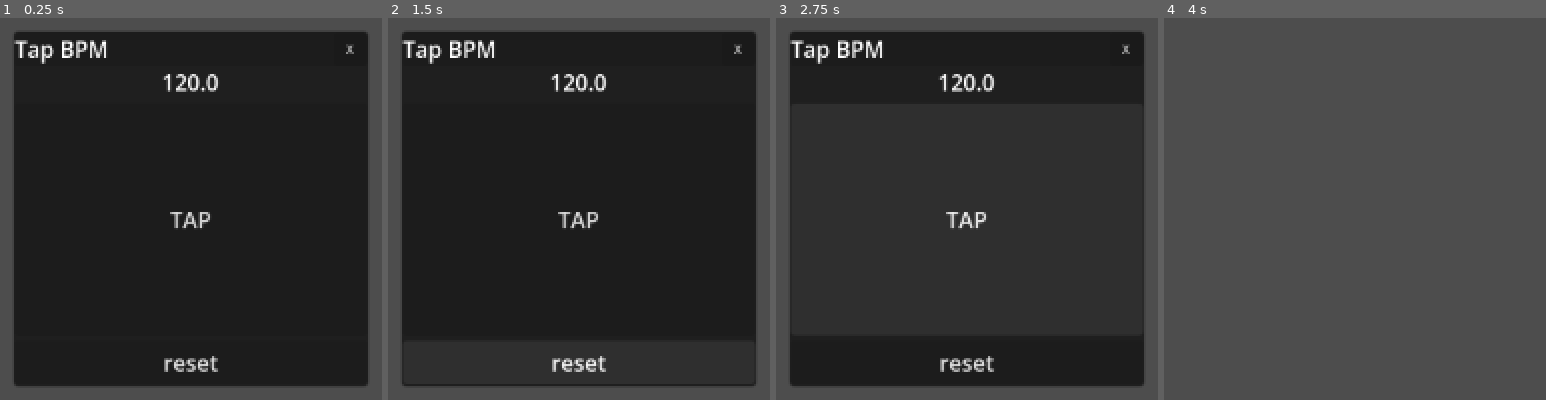
Above: before the commit, frames 1-4 (left to right).
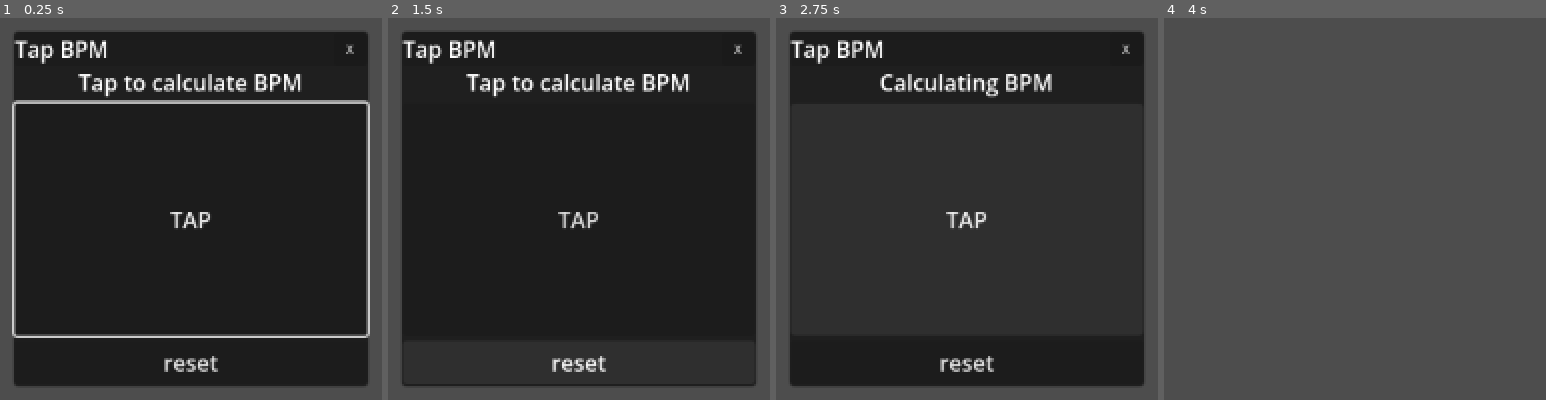
Above: after the commit, the same moments.

Repository: Linkerpink/GDaw
Game: Godot game, scene res://scenes/components/windows/tap_bpm_window.tscn
Same seed, same stepped clock (60 frames per second), same inputs: the game is played once before the commit and once after it. This scene is started directly instead of the project's main scene.
Inputs:
- Up to frame 1 (0.25 s): no input
- Up to frame 2 (1.5 s): click "TAP" at 0.5 s; click "reset" at 1.25 s
- Up to frame 3 (2.75 s): click "TAP" at 2 s
- Up to frame 4 (4 s): click "TAP" at 2.75 s; click "X" at 3.5 s

The runs differ from the first frame. In frame 1, 4.8% of the frame differs, in the area x 3-97%, y 14-84%; in frame 2, 1.6%; in frame 3, 1.4%; in frame 4, nothing differs.
Error after the commit: Cannot call method 'find_child' on a null value. (res://scripts/globals/project.gd:12)

Commit message:
bpm tapper added

Diff:
--- a/project.godot
+++ b/project.godot
@@ -44,6 +44,7 @@
 main=""
 mixer=""
 settings=""
+bpm_manager=""
 
 [input]
 
--- a/project_time_traker.json
+++ b/project_time_traker.json
@@ -1,9 +1,9 @@
 {
-  "2D": 28573.3050005435,
+  "2D": 30406.3920016288,
   "3D": 2.96399998664856,
   "Asset Store": 33.9889998435974,
   "AssetLib": 45.4779999256134,
-  "Editor": 89049.6299965381,
-  "Game": 14361.8009932041,
-  "Script": 46032.0930030347
+  "Editor": 93559.3209972381,
+  "Game": 15469.0619924068,
+  "Script": 47601.4360034467
 }
--- a/scenes/components/top_bar.tscn
+++ b/scenes/components/top_bar.tscn
@@ -69,7 +69,7 @@
 [node name="VSeparator" type="VSeparator" parent="MarginContainer/HBoxContainer" unique_id=1256680915]
 layout_mode = 2
 
-[node name="BPMManager" type="HBoxContainer" parent="MarginContainer/HBoxContainer" unique_id=1278210067]
+[node name="BPMManager" type="HBoxContainer" parent="MarginContainer/HBoxContainer" unique_id=1278210067 groups=["bpm_manager"]]
 layout_mode = 2
 size_flags_horizontal = 3
 script = ExtResource("1_tmikl")
@@ -91,6 +91,7 @@
 max_value = 9999.0
 value = 120.0
 allow_greater = true
+select_all_on_focus = true
 
 [node name="Panel" type="Panel" parent="." unique_id=1203056399]
 z_index = -9
--- a/scenes/components/windows/tap_bpm_window.tscn
+++ b/scenes/components/windows/tap_bpm_window.tscn
@@ -6,7 +6,6 @@
 [node name="TapBPMWindow" unique_id=390925715 instance=ExtResource("1_jgdu2")]
 custom_minimum_size = Vector2(256, 256)
 title = "Tap BPM"
-exclusive = true
 
 [node name="WindowContent" parent="MarginContainer/VBoxContainer" parent_id_path=PackedInt32Array(1701107619) index="1" unique_id=1096486190]
 script = ExtResource("2_tccyd")
@@ -28,4 +27,8 @@
 
 [node name="ResetButton" type="Button" parent="MarginContainer/VBoxContainer/WindowContent/VBoxContainer" index="2" unique_id=1057191168]
 layout_mode = 2
+focus_mode = 0
 text = "reset"
+
+[connection signal="pressed" from="MarginContainer/VBoxContainer/WindowContent/VBoxContainer/TapButton" to="MarginContainer/VBoxContainer/WindowContent" method="_tap_bpm"]
+[connection signal="pressed" from="MarginContainer/VBoxContainer/WindowContent/VBoxContainer/ResetButton" to="MarginContainer/VBoxContainer/WindowContent" method="_on_reset_button_pressed"]
--- a/scripts/globals/project.gd
+++ b/scripts/globals/project.gd
@@ -3,6 +3,15 @@
 var file_name : String = "project"
 var bpm : float = 120
 
+var bpm_manager : Control
+var bpm_spin_box : SpinBox
+
+
+func _ready() -> void:
+	bpm_manager = get_tree().get_first_node_in_group("bpm_manager")
+	bpm_spin_box = bpm_manager.find_child("BPMSpinBox")
+
 
 func set_bpm(_bpm : float):
 	bpm = _bpm
+	bpm_spin_box.value = bpm
--- a/scripts/windows/bpm_tapper.gd
+++ b/scripts/windows/bpm_tapper.gd
@@ -1,18 +1,53 @@
 extends Control
 
 @onready var bpm_label : Label = %BPMLabel
-var bpm_before_tapping : float
+@onready var tap_button : Button = $VBoxContainer/TapButton
+
+var time_to_stop: float = 2.0
+var tap_times: Array[float] = []
+var bpm : float = 0.0
+var bpm_before_tapping : float = 0.0
 
 
 func _ready() -> void:
-	bpm_before_tapping = 120
-	bpm_label.text = str(bpm_before_tapping)
+	bpm_before_tapping = Project.bpm
+	bpm_label.text = "Tap to calculate BPM"
+
+	tap_button.grab_focus()
 
 
 func _tap_bpm() -> void:
-	bpm_label.show()
-	print("tap bpm")
+	var current_time = Time.get_unix_time_from_system()
+
+	if tap_times.size() > 0 and current_time - tap_times[-1] > time_to_stop:
+		tap_times.clear()
+
+	tap_times.append(current_time)
+	_calculate_bpm()
 
 
 func _on_reset_button_pressed() -> void:
-	print("reset bpm")
+	bpm = bpm_before_tapping
+	Project.set_bpm(bpm_before_tapping)
+	bpm_label.text = "Tap to calculate BPM"
+
+	tap_times.clear()
+
+
+func _calculate_bpm() -> void:
+	if tap_times.size() < 2:
+		bpm_label.text = "Calculating BPM"
+
+	var time_diffs: Array[float] = []
+	for i in range(1, tap_times.size()):
+		time_diffs.append(tap_times[i] - tap_times[i-1])
+
+	var average_diff: float = 0.0
+	for diff in time_diffs:
+		average_diff += diff
+	average_diff /= time_diffs.size()
+
+	if average_diff > 0:
+		bpm = 60.0 / average_diff
+		bpm_label.text = str(roundf(bpm))
+		Project.set_bpm(bpm)
Not shown, changed: export_presets.cfg
